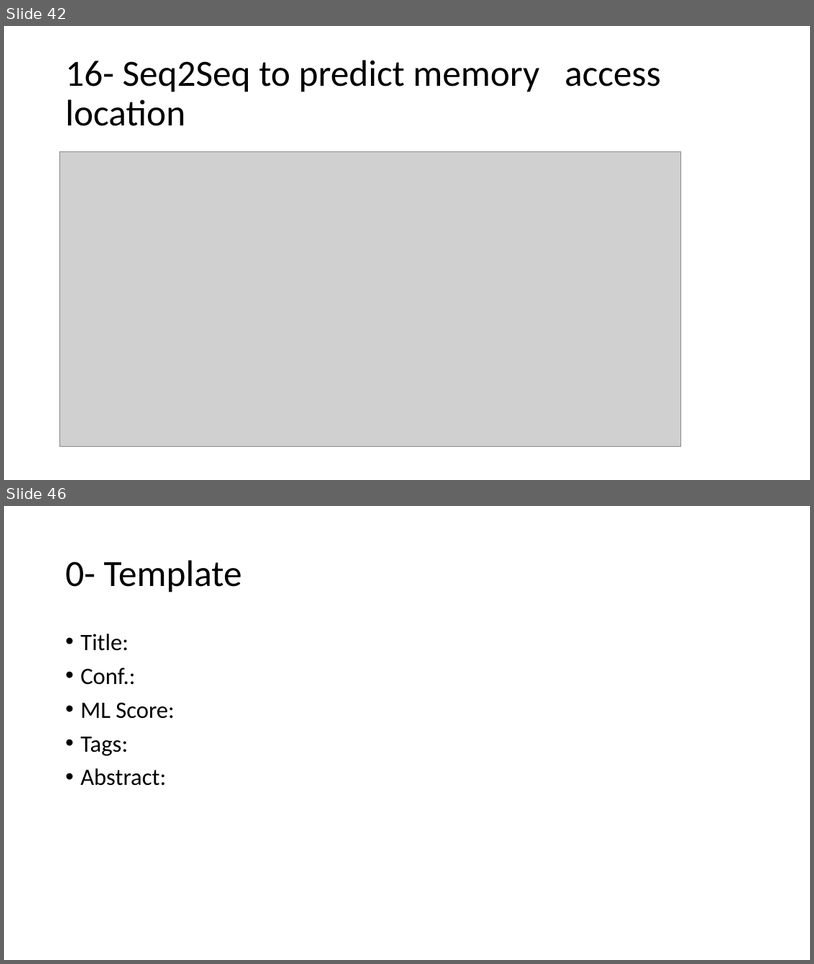
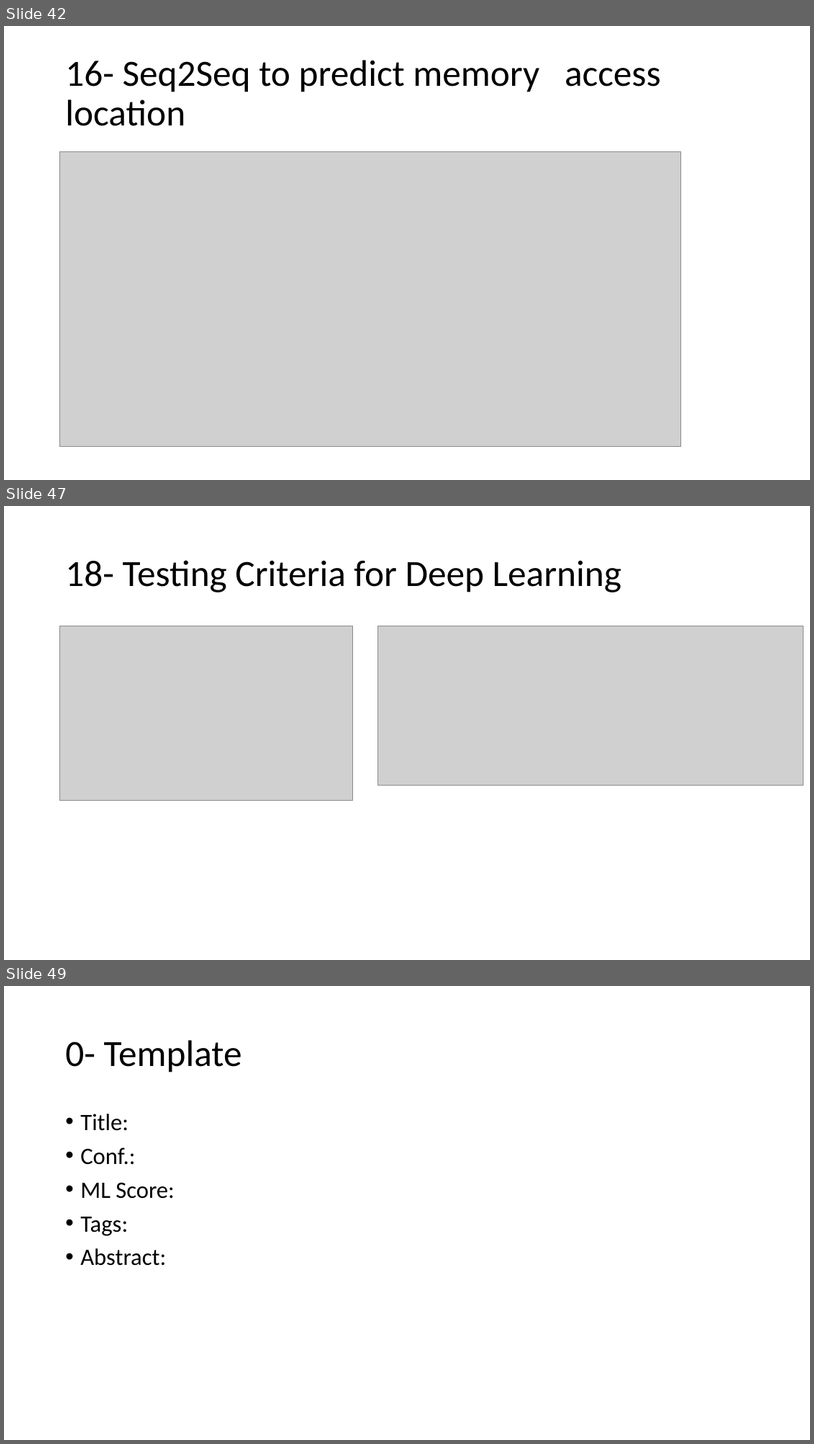
Before and after one commit to AhmadM-DL/SEML, a slide deck: SEML.pptx. Shown one above the other, each under a label of ours: slides 42 and 46 before the commit, slides 42, 47 and 49 after it; the slides between them are not shown. The pictures are 814x964 and 814x1444 pixels, drawn with LibreOffice and Linux fonts; fonts in the diff are those of the drawing; grey boxes stand for pictures. Boxes give left, top, right and bottom in pixels: in the first picture for what was removed or moved away, otherwise in the second. Text is boxed around its words. In the diff, an @@ line names an element or a change of style, - is before the commit and + after.

```diff
--- a/SEML.pptx
+++ b/SEML.pptx
@@ slide 47 added at [4, 506, 810, 960], background #FFFFFF @@
@@ title added at [65, 560, 622, 592], 44 pt, text #000000 @@
+18- Testing Criteria for Deep Learning
@@ picture added at [59, 626, 353, 800] @@
@@ picture added at [378, 626, 803, 785] @@
@@ what was slide 46 is now slide 49 @@
```
Also in this commit, not shown: 3 slides changed, 2 other slides added, 1 other file.
